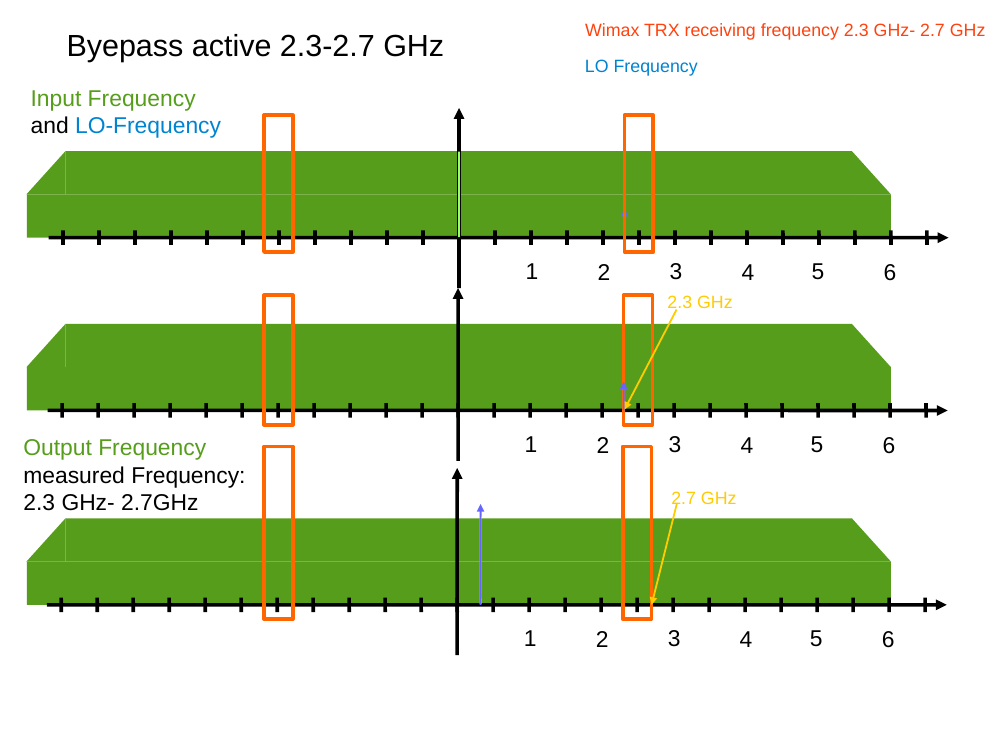
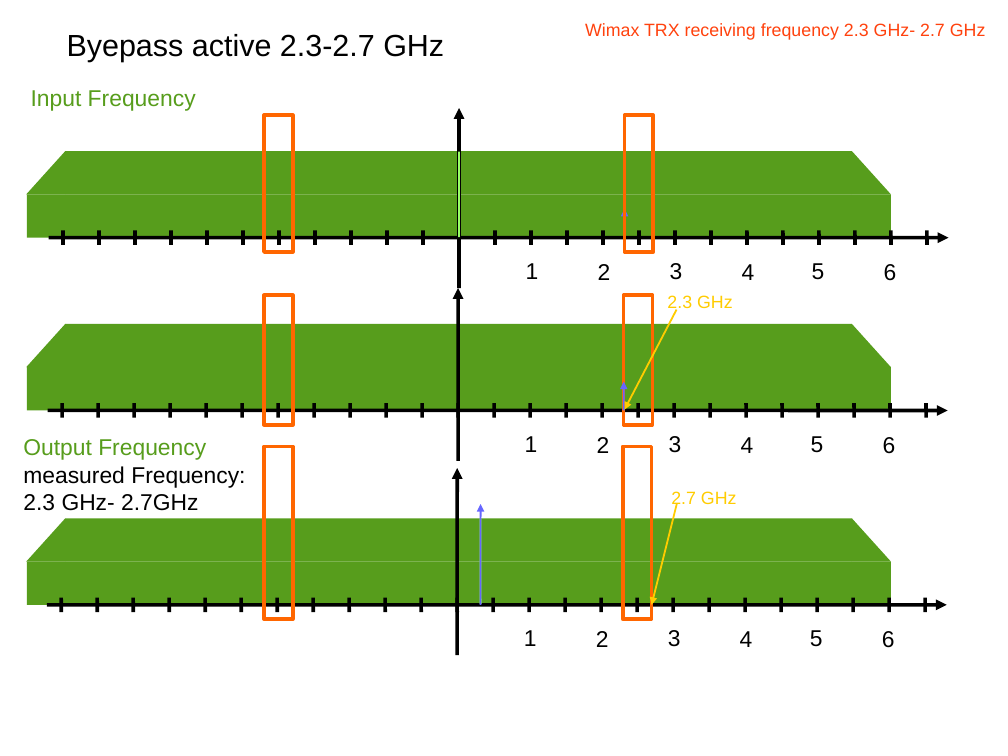
Before and after one commit to rad1o/hardware, a slide deck: slide 5 of concept/overview_RF.odp. Drawn at 1008x756 pixels with LibreOffice and Linux fonts; fonts in the diff are those of the drawing. Boxes give left, top, right and bottom in pixels: in the first picture for what was removed or moved away, otherwise in the second. Text is boxed around its words. In the diff, an @@ line names an element or a change of style, - is before the commit and + after.

Commit message:
Renew the frequency plan

```diff
--- a/concept/overview_RF.odp
+++ b/concept/overview_RF.odp
@@ text removed at [585,59,698,76] @@
-LO Frequency
@@ text at [31,116,221,138]: paragraph removed @@
-and LO-Frequency
```
Also in this commit, not shown: 3 other slides changed, 2 slides added, 1 other file.
